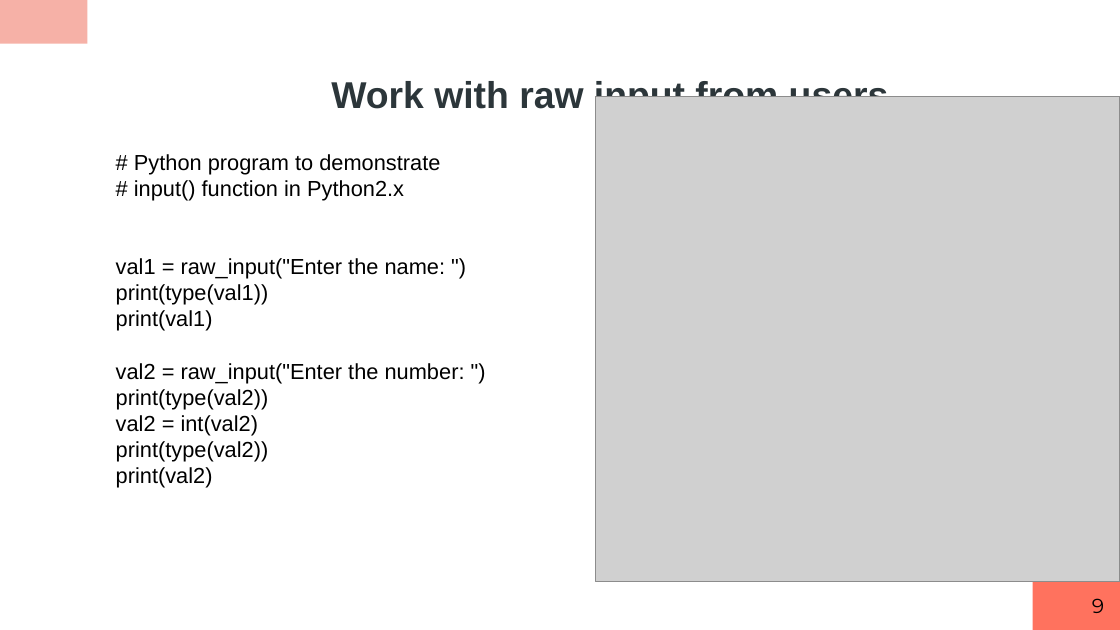
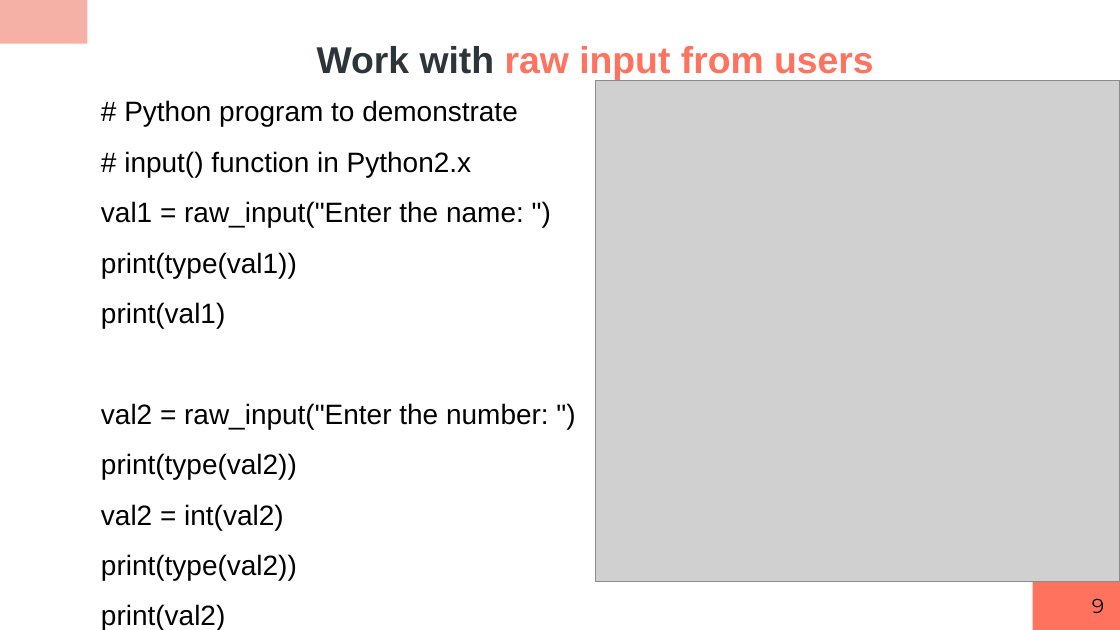
Before and after one commit to RashmivernekarN/ai_with_python_keonics, a slide deck: slide 9 of module2/ppt/Python Scripting.pptx. Drawn at 1120x630 pixels with LibreOffice and Linux fonts; fonts in the diff are those of the drawing; grey boxes stand for pictures. Boxes give left, top, right and bottom in pixels: in the first picture for what was removed or moved away, otherwise in the second. Text is boxed around its words. In the diff, an @@ line names an element or a change of style, - is before the commit and + after.

```diff
--- a/module2/ppt/Python Scripting.pptx
+++ b/module2/ppt/Python Scripting.pptx
@@ title "Work with raw input from ...": place and size @@
-title "Work with raw input from ..." at (331, 79, 889, 116)
+title "Work with raw input from ..." at (317, 46, 874, 80)
@@ title "Work with raw input from ..." at (317, 46, 874, 80): text colour #2C363A to #FF725E in "raw input from users" @@
@@ text "# Python program to demonstrate": place and size @@
-text "# Python program to demonstrate" at (116, 154, 465, 488)
+text "# Python program to demonstrate" at (101, 100, 549, 630)
@@ text "# Python program to demonstrate" at (101, 100, 549, 630): size 14 to 18 pt; line spacing 1 to 1.5 @@
@@ picture: place and size @@
-picture at (595, 96, 1120, 581)
+picture at (595, 81, 1120, 581)
```
Also in this commit, not shown: 27 other slides changed, 39 slides added, 4 slides removed, 4 other files.
